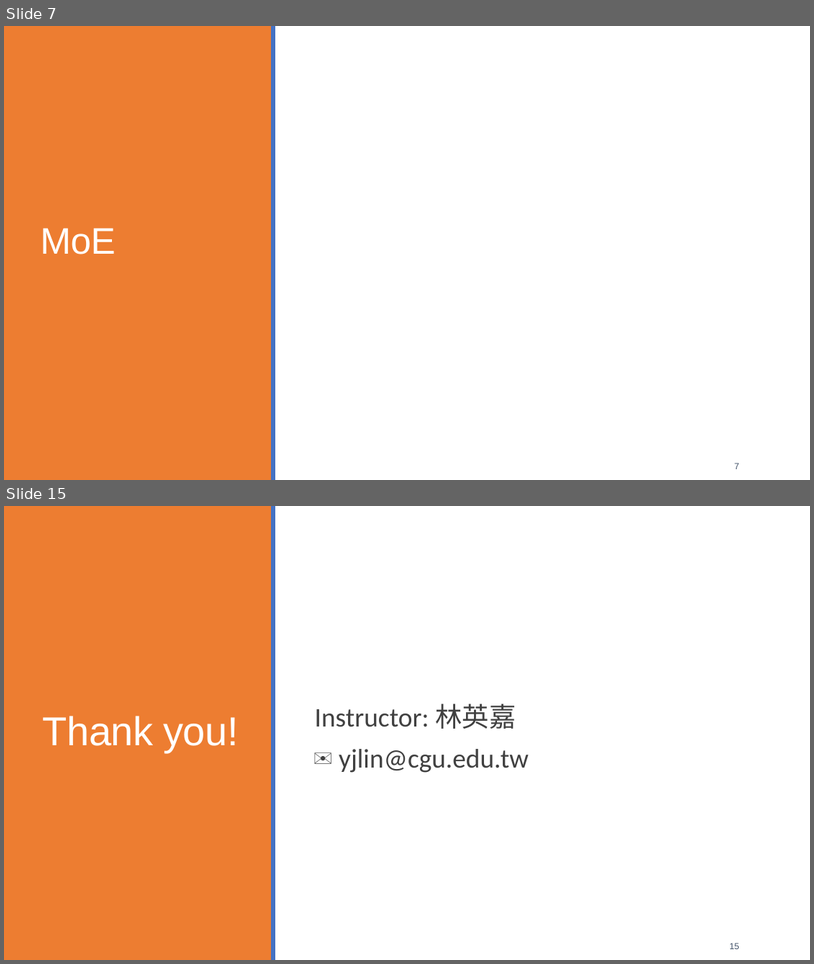
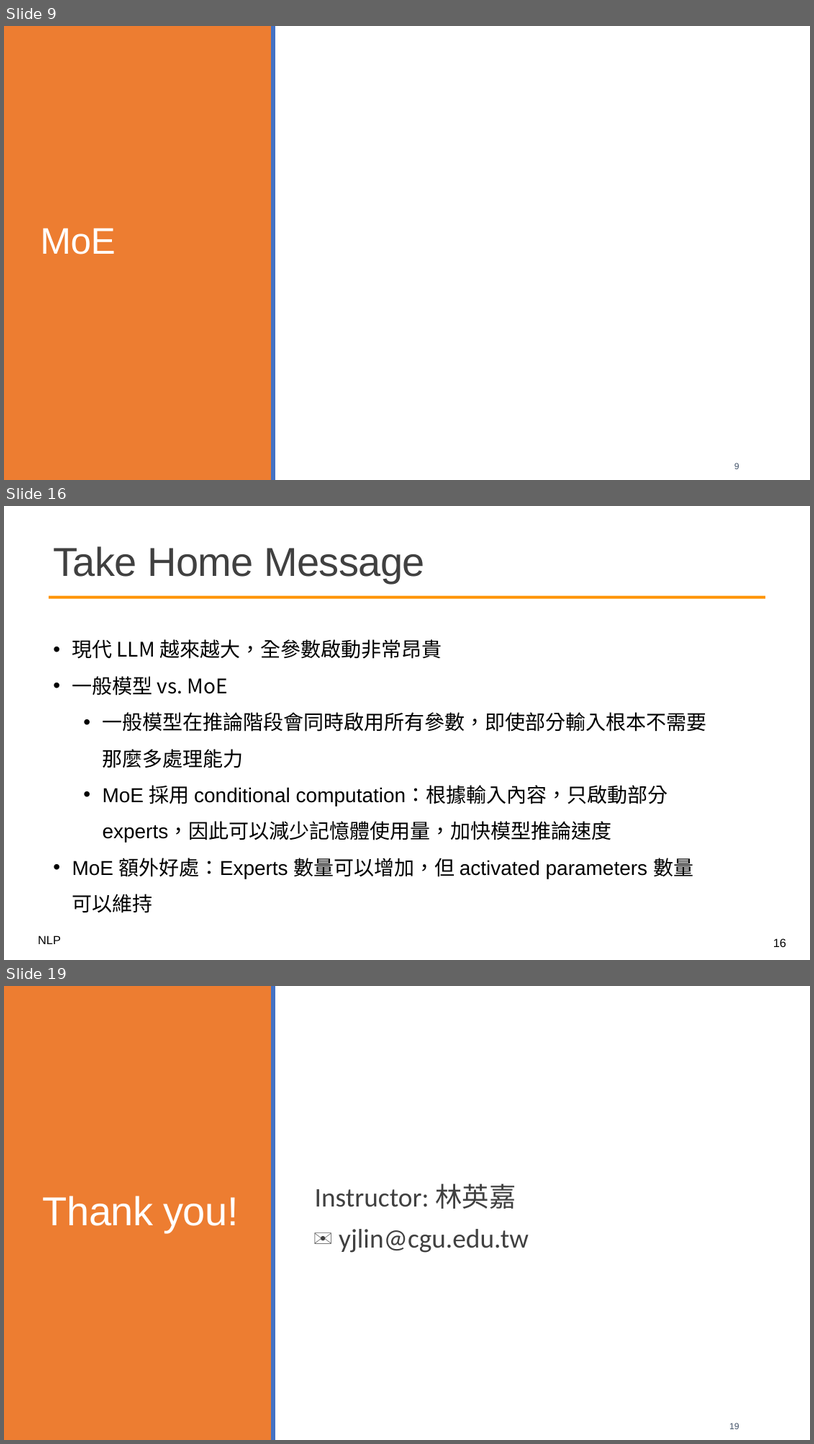
Before and after one commit to mcps5601/CGUNLP_2025_Spring, a slide deck: slides/moe_0601.pptx. Shown one above the other, each under a label of ours: slides 7 and 15 before the commit, slides 9, 16 and 19 after it; the slides between them are not shown. The pictures are 814x964 and 814x1444 pixels, drawn with LibreOffice and Linux fonts; fonts in the diff are those of the drawing; background and template pictures are left out. Boxes give left, top, right and bottom in pixels: in the first picture for what was removed or moved away, otherwise in the second. Text is boxed around its words. In the diff, an @@ line names an element or a change of style, - is before the commit and + after.

```diff
--- a/slides/moe_0601.pptx
+++ b/slides/moe_0601.pptx
@@ slide 16 added at [4,506,810,960], background #FFFFFF @@
@@ title added at [53,546,425,583], 48 pt, text #404040 @@
+Take Home Message
@@ rectangle added at [49,595,766,599], fill #FF9400 @@
@@ text added at [72,639,707,913], 24 pt, text #000000 @@
+• 現代 LLM 越來越大，全參數啟動非常昂貴
+• 一般模型 vs. MoE
+  • 一般模型在推論階段會同時啟用所有參數，即使部分輸入根本不需要那麼多處理能力
+  • MoE 採用 conditional computation：根據輸入內容，只啟動部分 experts，因此可以減少記憶體使用量，加快模型推論速度
+• MoE 額外好處：Experts 數量可以增加，但 activated parameters 數量可以維持
@@ text added at [38,935,61,944], 14 pt, text #000000 @@
+NLP
@@ page number added at [774,938,787,947], 14 pt, text #000000 @@
+16
@@ what was slide 7 is now slide 9 @@
@@ page number at [735,462,740,469]: text changed @@
-7
+9
@@ what was slide 15 is now slide 19 @@
@@ page number at [730,1422,740,1429]: text changed @@
-15
+19
```
Also in this commit, not shown: 9 slides changed, 4 other slides added, 1 slide removed, 1 other file.
